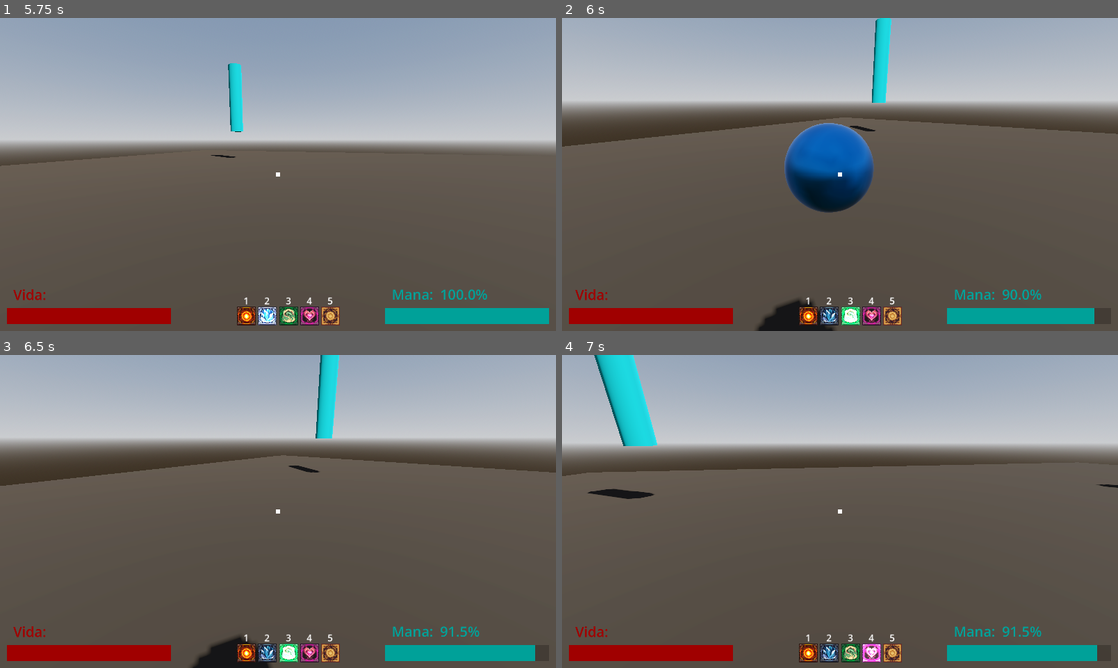
Above: before the commit, frames 1-4 (two rows, left to right).
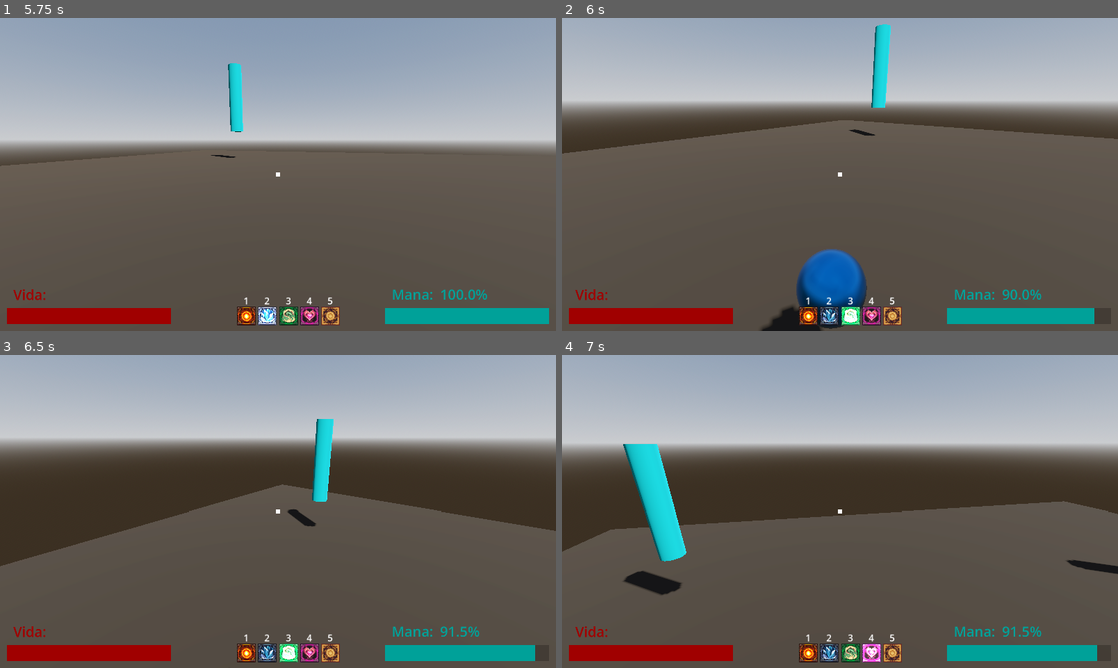
Above: after the commit, the same moments.

Repository: Isaaa43/Saudavel-e-Balanceado
Game: Godot game, scene res://cenas/main_game.tscn
Same seed, same stepped clock (60 frames per second), same inputs: the game is played once before the commit and once after it.
Inputs (mouse positions are in pixels of both pictures, inside the frame that each line leads up to):
- Up to frame 1 (5.75 s): click (278, 224) at 0.52 s; type "Alex" at 0.6 s; click "Jogar" at 1.25 s; click "Host" at 2 s; click "Começar Partida" at 2.75 s; tap Enter at 3.5 s; move the mouse to (400, 158) at 3.52 s; hold D (direita) 3.53-4.28 s; click (400, 158) at 3.6 s; tap Space (pular) at 3.77, 4.52 s; move the mouse to (250, 174) at 4.27 s; hold W (frente) from 4.28 s (still down); tap 1 at 4.35 s; move the mouse to (289, 168) at 5.02 s; tap 2 at 5.1 s
- Up to frame 2 (6 s): keep holding W (frente); tap Space (pular) at 5.75 s; move the mouse to (834, 180) at 5.77 s; tap 3 at 5.85 s; click (834, 180) at 5.92 s
- Up to frame 3 (6.5 s): keep holding W (frente); tap Space (pular) at 6.02 s
- Up to frame 4 (7 s): keep holding W (frente); move the mouse to (878, 514) at 6.52 s; tap 4 at 6.6 s; tap Space (pular) at 6.77 s

Frame 1 is identical in both runs. In frame 2, 7.4% of the frame differs, in the area x 0-100%, y 0-100%; in frame 3, 18%; in frame 4, 19%, in the area x 0-100%, y 0-77%.

Commit message:
feat: tipos de afetados funcional
Adicionado no feitico_comportamento funcionamento específico para cada tipo de afetados
Ajustado o tipo de afetados em cada feitiço existente

Diff:
--- a/luta-magos/feiticos/BolaFogo/FD_bola_fogo.tres
+++ b/luta-magos/feiticos/BolaFogo/FD_bola_fogo.tres
@@ -21,6 +21,7 @@
 script = ExtResource("1_ax7ax")
 perfurar = true
 duracao_seg = 4.0
+afetados = 4
 efeitos = Array[ExtResource("1_u0jac")]([SubResource("Resource_p4nti")])
 visual_def = SubResource("Resource_hg8pb")
 metadata/_custom_type_script = "uid://cf63pij16plhl"
--- a/luta-magos/feiticos/FuraSapato/FD_fura_sapato.tres
+++ b/luta-magos/feiticos/FuraSapato/FD_fura_sapato.tres
@@ -19,6 +19,7 @@
 
 [sub_resource type="Resource" id="Resource_j3fjn"]
 script = ExtResource("1_j3fjn")
+afetados = 4
 efeitos = Array[ExtResource("1_ce6wc")]([SubResource("Resource_6w07u")])
 visual_def = SubResource("Resource_ce6wc")
 metadata/_custom_type_script = "uid://dohcgiora0lml"
--- a/luta-magos/feiticos/Ozempagic/FD_ozempagic.tres
+++ b/luta-magos/feiticos/Ozempagic/FD_ozempagic.tres
@@ -20,6 +20,7 @@
 [sub_resource type="Resource" id="Resource_1bgnk"]
 script = ExtResource("1_1bgnk")
 duracao_seg = 1.0
+afetados = 1
 efeitos = Array[ExtResource("1_2wky8")]([SubResource("Resource_6ch30")])
 visual_def = SubResource("Resource_2wky8")
 metadata/_custom_type_script = "uid://dbe4px883cphk"
--- a/luta-magos/feiticos/ToTeVendo/FD_ToTeVendo.tres
+++ b/luta-magos/feiticos/ToTeVendo/FD_ToTeVendo.tres
@@ -21,6 +21,7 @@
 script = ExtResource("1_8wl8k")
 velocidade = 5.0
 duracao_seg = 10.0
+afetados = 5
 efeitos = Array[ExtResource("1_bfg0o")]([SubResource("Resource_sdo8q")])
 visual_def = SubResource("Resource_bfg0o")
 metadata/_custom_type_script = "uid://cf63pij16plhl"
--- a/luta-magos/scripts/game/feiticos/instanciancia/comportamento/feitico_comportamento.gd
+++ b/luta-magos/scripts/game/feiticos/instanciancia/comportamento/feitico_comportamento.gd
@@ -6,10 +6,12 @@
 
 enum Afetados {
 	TODOS, 		## Todos
-	SOLO,		## Somente o criador do feitico
+	CRIADOR,	## Somente o criador do feitico
 	ALVO,		## Somente o alvo selecionado
 	ALIADOS,	## Todos os alidos
 	INIMIGOS,	## Todos os inimigos
+	TODOS_EXCETO_CRIADOR, 	## Todos, exceto o criador do feitico
+	TODOS_EXCETO_ALVO, 		## Todos, exceto o alvo do feitico
 }
 
 # Duracao
@@ -88,10 +90,41 @@
 func _aplicar_efeitos(body: Node3D) -> void:
 	if body is Jogador:
 		var jog : Jogador = body
+		for efeito: FeiticoEfeito in efeitos:
+			_aplicar_efeito_jogador(efeito, jog)
 
-		for efeito: FeiticoEfeito in efeitos:
-			if jog.dados_jogador.peer_id != contexto.criador_id:
-				jog.receber_feitico_efeito(efeito)
+func _aplicar_efeito_jogador(efeito: FeiticoEfeito, jogador: Jogador) -> void:
+	var jog_id : int = jogador.dados_jogador.peer_id
+
+	match (afetados):
+		Afetados.TODOS:
+			jogador.receber_feitico_efeito(efeito)
+		Afetados.CRIADOR:
+			# somente criador do feitico
+			if jog_id == contexto.criador_id:
+				jogador.receber_feitico_efeito(efeito)
+		Afetados.ALVO:
+			# somente alvo do feitico
+			if jog_id == contexto.alvo_id:
+				jogador.receber_feitico_efeito(efeito)
+		Afetados.ALIADOS:
+			# TODO:
+			# somente criador e (aliados do criador)
+			if jog_id != contexto.criador_id:
+				jogador.receber_feitico_efeito(efeito)
+		Afetados.INIMIGOS:
+			# TODO:
+			# somente inimigos
+			if jog_id != contexto.criador_id:
+				jogador.receber_feitico_efeito(efeito)
+		Afetados.TODOS_EXCETO_CRIADOR:
+			# todos, exceto somente o criador do feitico
+			if jog_id != contexto.criador_id:
+				jogador.receber_feitico_efeito(efeito)
+		Afetados.TODOS_EXCETO_ALVO:
+			# todos, exceto somente o alvo do feitico
+			if jog_id != contexto.alvo_id:
+				jogador.receber_feitico_efeito(efeito)
 
 # -----------------------------------------------------------------------------
 # Iniciar
